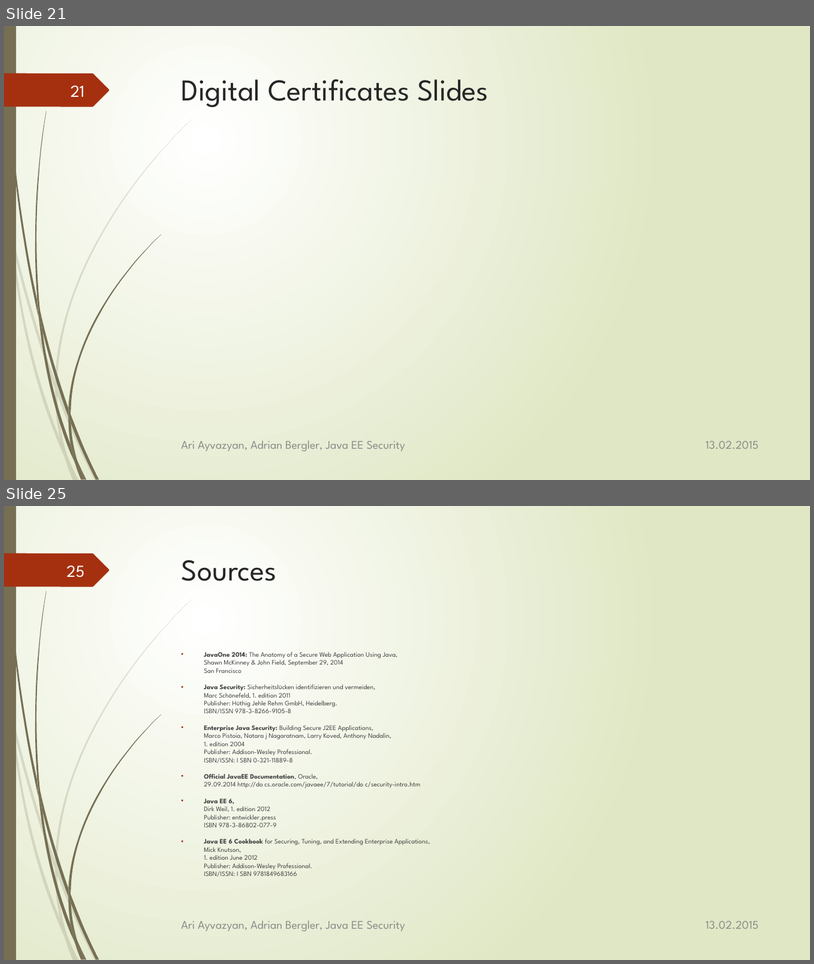
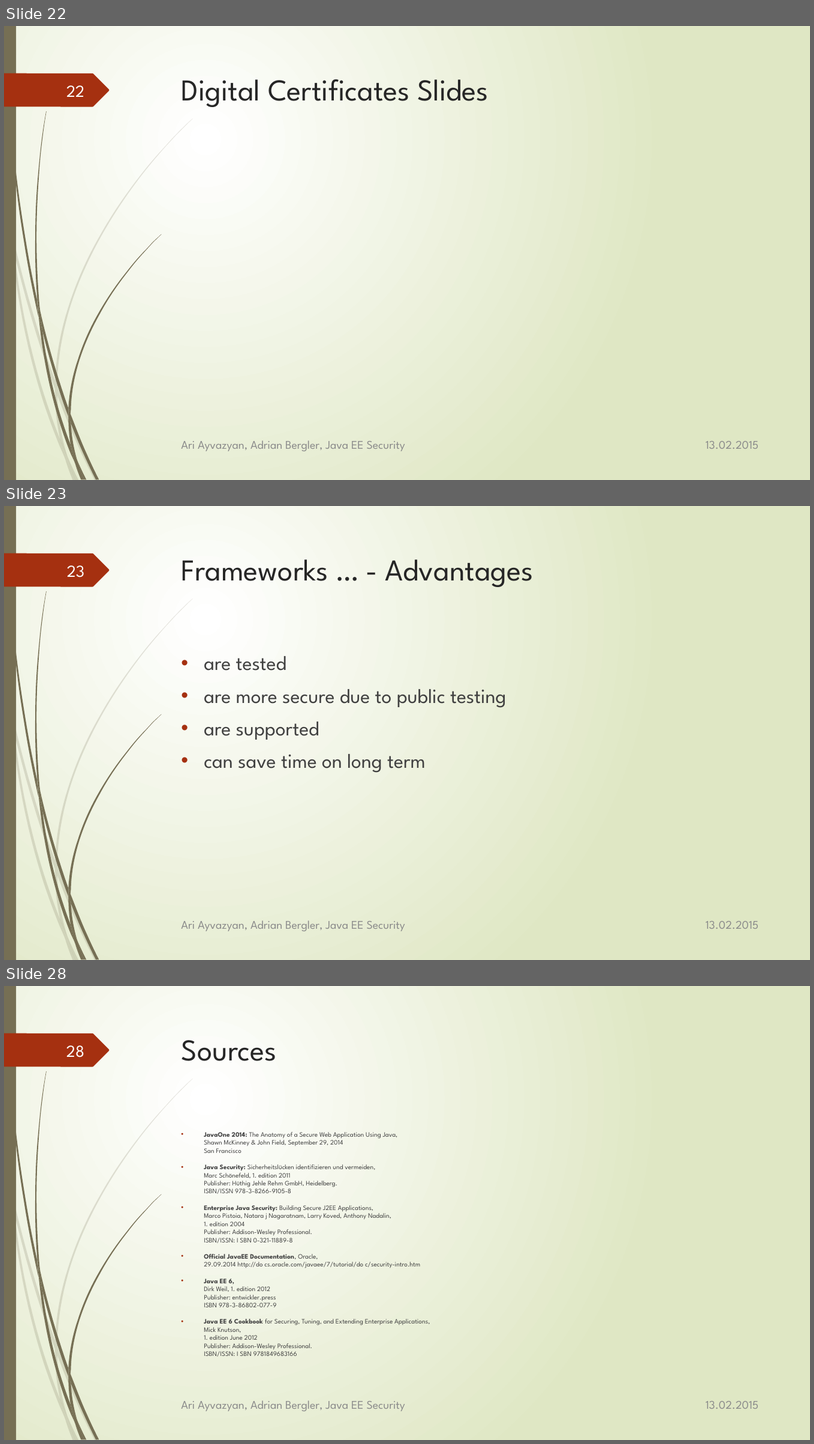
Before and after one commit to aayvazyan-tgm/JavaEESecurityExample, a slide deck: doc/Java EE - Security.pptx. Shown one above the other, each under a label of ours: slides 21 and 25 before the commit, slides 22, 23 and 28 after it; the slides between them are not shown. The pictures are 814x964 and 814x1444 pixels, drawn with LibreOffice and Linux fonts; fonts in the diff are those of the drawing. Boxes give left, top, right and bottom in pixels: in the first picture for what was removed or moved away, otherwise in the second. Text is boxed around its words. In the diff, an @@ line names an element or a change of style, - is before the commit and + after.

Commit message:
added framework, container & more information

```diff
--- a/doc/Java EE - Security.pptx
+++ b/doc/Java EE - Security.pptx
@@ slide 23 added at [4, 506, 810, 960], background gradient #FFFFFF to #DFE8C4; not listed: 24 template elements that a slide beside it also shows @@
@@ title added at [182, 559, 534, 587], 36 pt, text #262626 @@
+Frameworks … - Advantages
@@ page number added at [67, 565, 85, 577], 20 pt, text #FEFFFF @@
+23
@@ text added at [204, 656, 507, 772], 24 pt, text #404040 @@
+• are tested
+• are more secure due to public testing
+• are supported
+• can save time on long term
@@ text added at [181, 920, 405, 931], 14 pt, text #8C8C8C @@
+Ari Ayvazyan, Adrian Bergler, Java EE Security
@@ text added at [706, 921, 759, 928], 14 pt, text #8C8C8C @@
+13.02.2015
@@ what was slide 21 is now slide 22 @@
@@ page number at [66, 85, 84, 97]: text changed @@
-21
+22
@@ what was slide 25 is now slide 28 @@
@@ page number at [66, 1045, 84, 1057]: text changed @@
-25
+28
```
Also in this commit, not shown: 5 slides changed, 2 other slides added.
